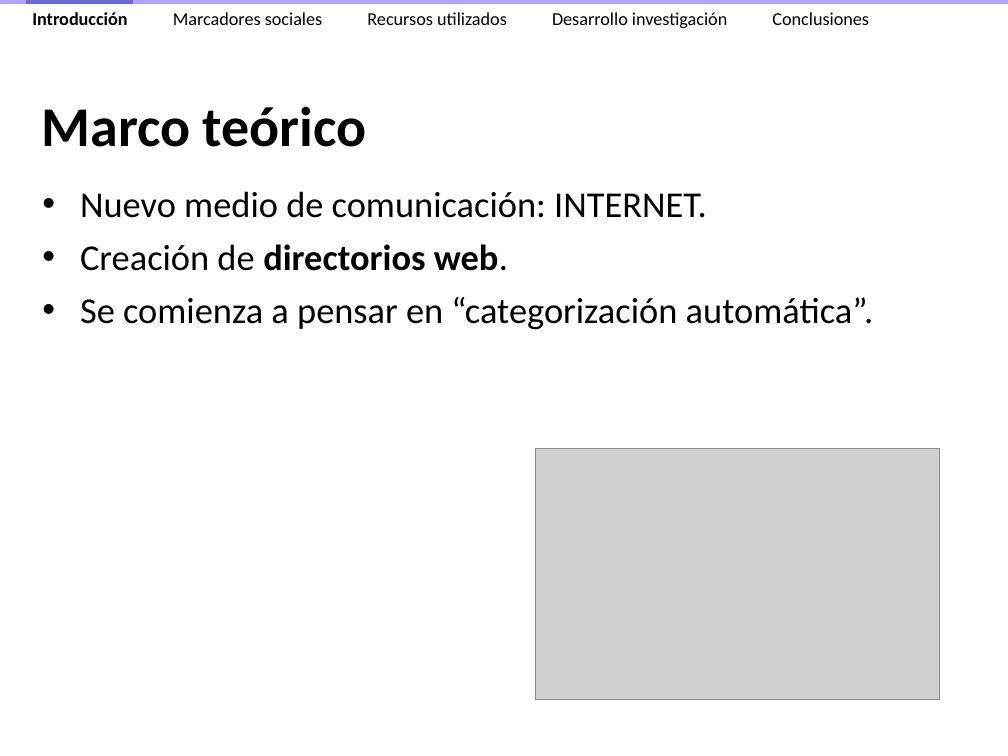
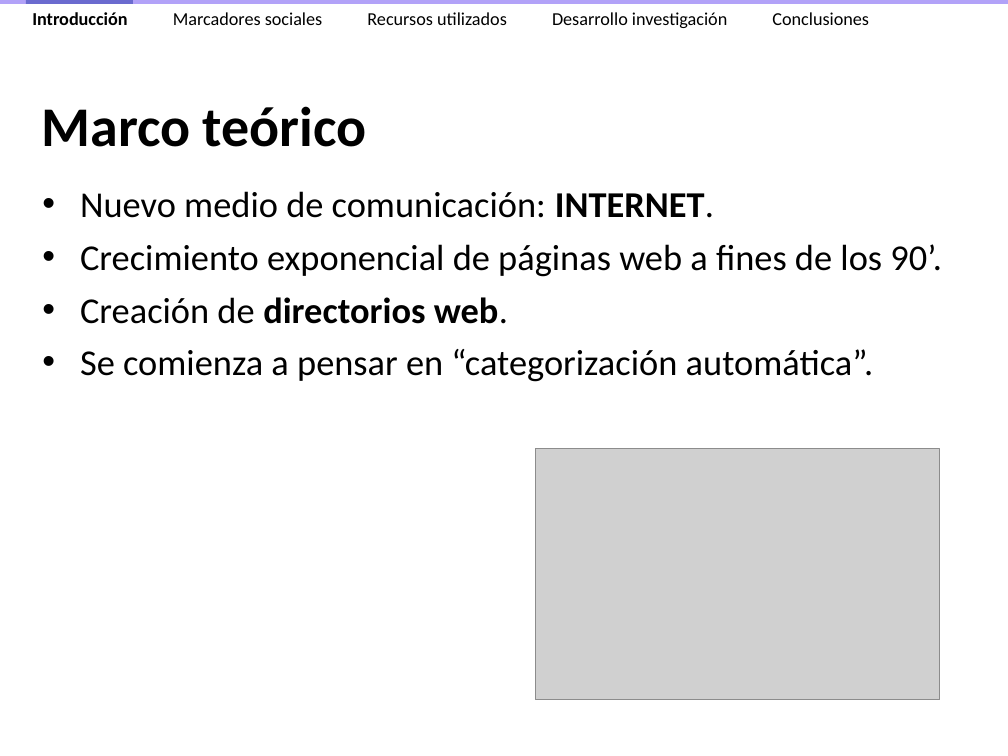
Before and after one commit to ak907kenai/nicotournetesis, a slide deck: slide 5 of docs_trunk/Presentación/Nicolás Tourné - Presentación Tesis (v2.4).ppt (slide 6 before the commit). Drawn at 1008x756 pixels with LibreOffice and Linux fonts; fonts in the diff are those of the drawing; grey boxes stand for pictures. Boxes give left, top, right and bottom in pixels: in the first picture for what was removed or moved away, otherwise in the second. Text is boxed around its words. In the diff, an @@ line names an element or a change of style, - is before the commit and + after.

```diff
--- a/docs_trunk/Presentación/Nicolás Tourné - Presentación Tesis (v2.4).ppt
+++ b/docs_trunk/Presentación/Nicolás Tourné - Presentación Tesis (v2.4).ppt
@@ text at box(80, 191, 714, 218): bold on in "INTERNET." @@
@@ text at box(80, 244, 942, 277): paragraph added @@
+• Crecimiento exponencial de páginas web a fines de los 90’.
```
Also in this commit, not shown: 17 other slides changed, 2 slides added, 9 slides removed, 1 other file.
